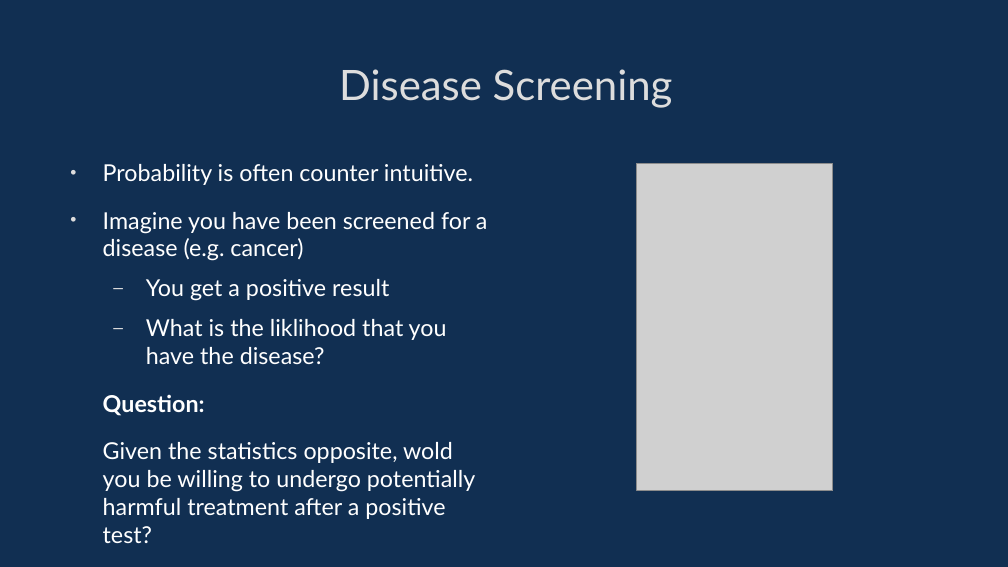
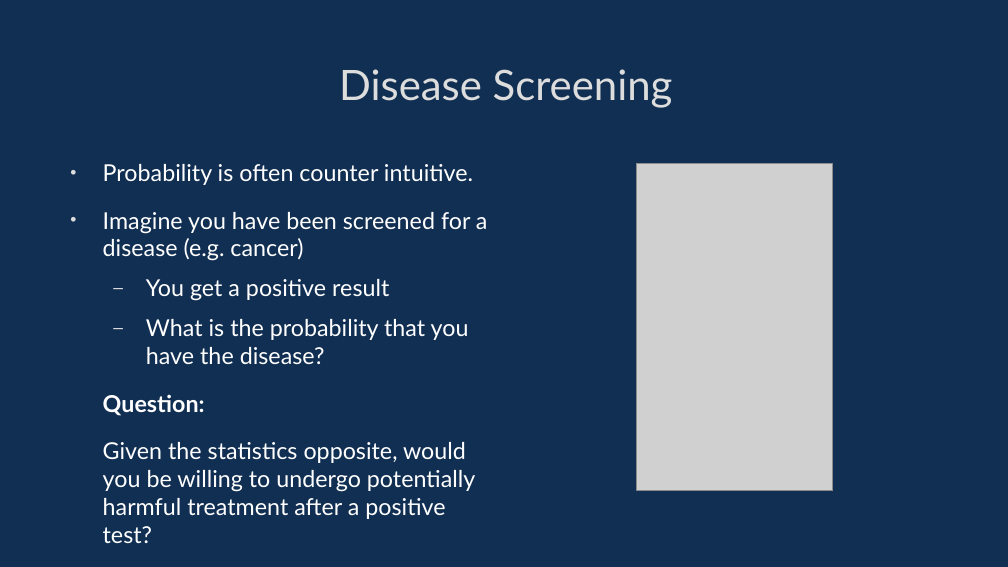
Before and after one commit to davidgundry/maths22-23, a slide deck: slide 71 of slides/maths-10-probability.odp (slide 66 before the commit). Drawn at 1008x567 pixels with LibreOffice and Linux fonts; fonts in the diff are those of the drawing; grey boxes stand for pictures. Boxes give left, top, right and bottom in pixels: in the first picture for what was removed or moved away, otherwise in the second. Text is boxed around its words. In the diff, an @@ line names an element or a change of style, - is before the commit and + after.

```diff
--- a/slides/maths-10-probability.odp
+++ b/slides/maths-10-probability.odp
@@ text at box(146, 319, 469, 364): text changed @@
-  – What is the liklihood that you have the disease?
+  – What is the probability that you have the disease?
@@ text at box(103, 442, 475, 543): text changed @@
-Given the statistics opposite, wold you be willing to undergo potentially harmful treatment after a positive test?
+Given the statistics opposite, would you be willing to undergo potentially harmful treatment after a positive test?
```
Also in this commit, not shown: 5 other slides changed, 5 slides added, 19 other files.
